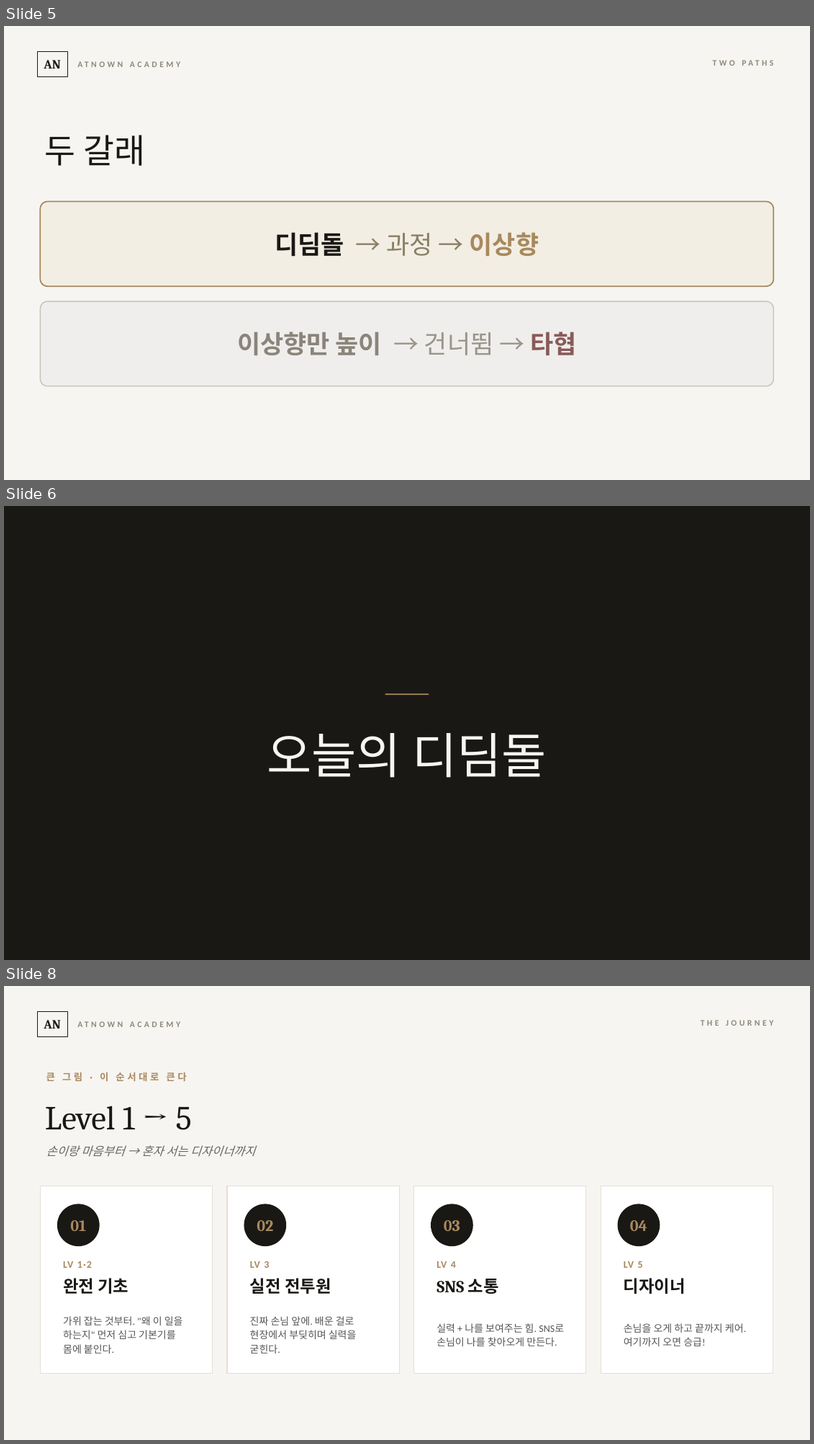
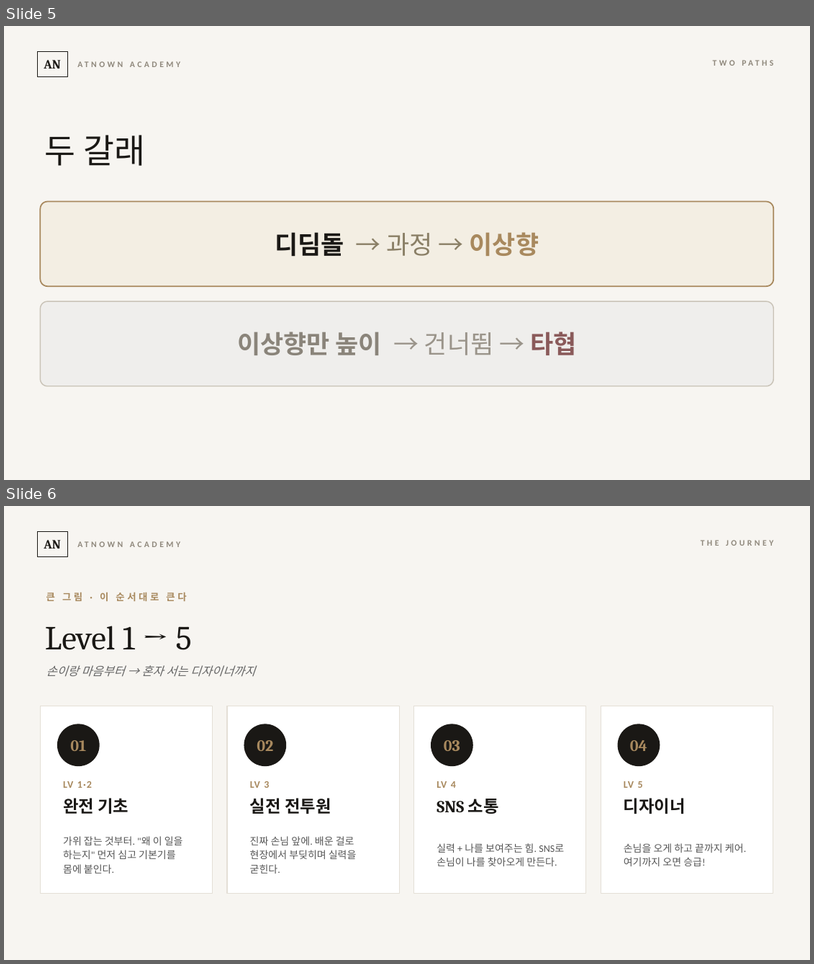
Before and after one commit to cksghrj22-bot/-, a slide deck: content/교육/2026-07-23_교육시스템_정본/시즈_오리엔테이션.pptx. Shown one above the other, each under a label of ours: slides 5, 6 and 8 before the commit, slides 5 and 6 after it; the slides between them are not shown. The pictures are 814x1444 and 814x964 pixels, drawn with LibreOffice and Linux fonts; fonts in the diff are those of the drawing. Boxes give left, top, right and bottom in pixels: in the first picture for what was removed or moved away, otherwise in the second. Text is boxed around its words. In the diff, an @@ line names an element or a change of style, - is before the commit and + after.

```diff
--- a/content/교육/2026-07-23_교육시스템_정본/시즈_오리엔테이션.pptx
+++ b/content/교육/2026-07-23_교육시스템_정본/시즈_오리엔테이션.pptx
@@ slide 6 removed at bbox=[4, 506, 810, 960], background #1A1815 @@
@@ rectangle removed at bbox=[385, 693, 429, 695] @@
@@ text removed at bbox=[268, 733, 547, 777] @@
-오늘의 디딤돌
@@ what was slide 8 is now slide 6 @@
```
Also in this commit, not shown: 2 other slides removed, 1 other file.
